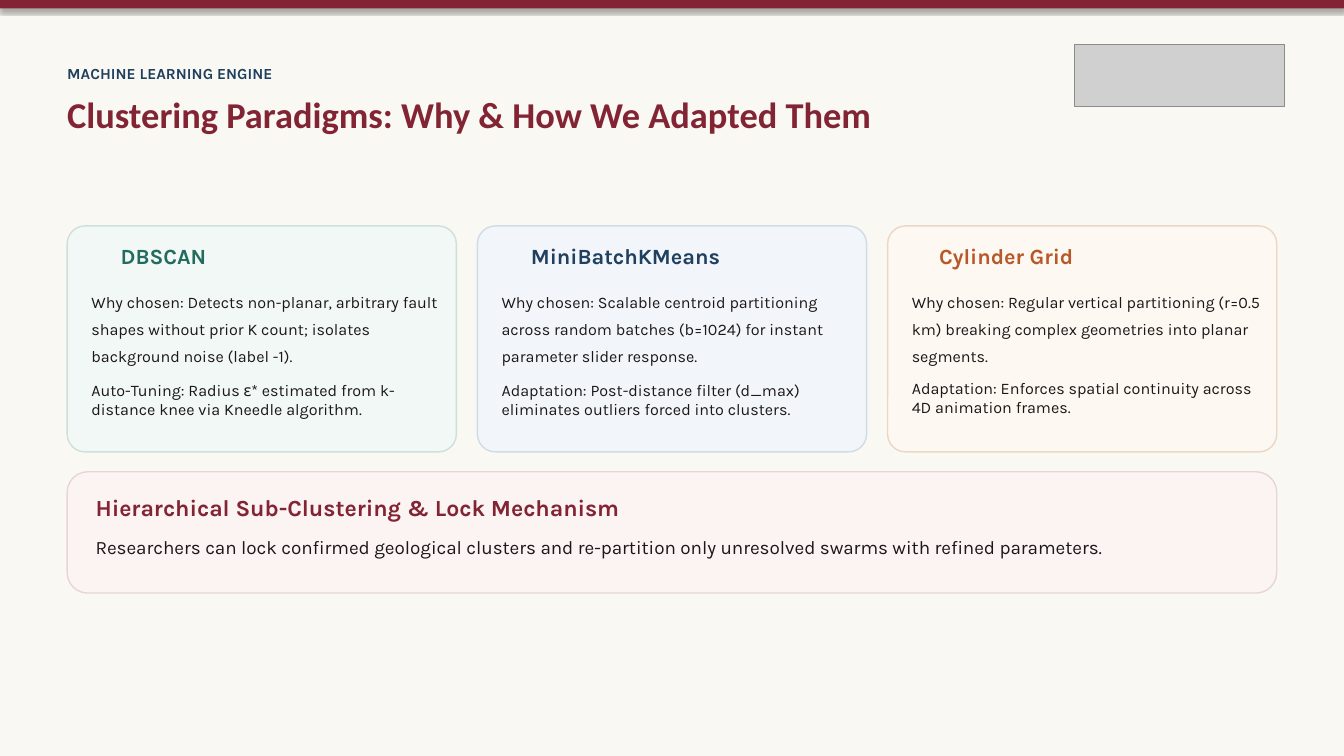
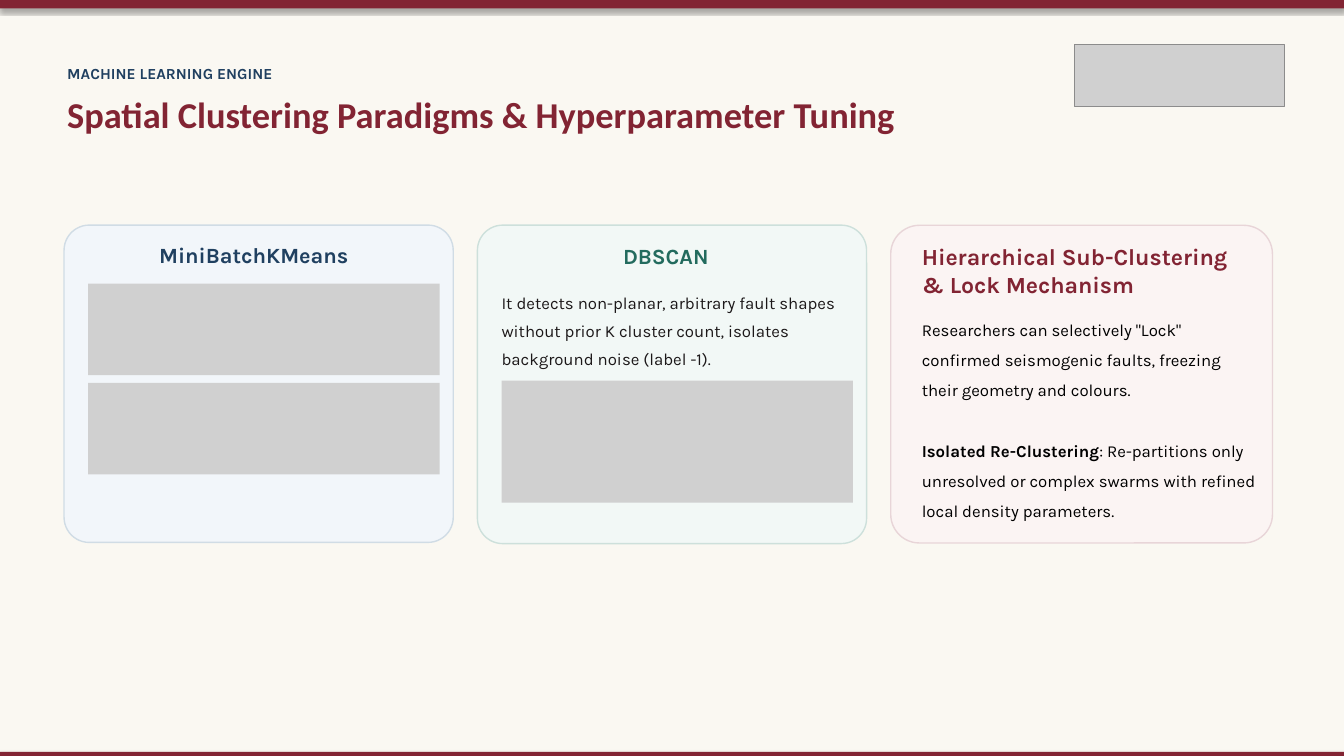
Before and after one commit to Crucio104/Seismic-Viewer-Presentation, a slide deck: slide 10 of thesis/presentation/Seismic Viewer - Thesis Defense.pptx (slide 9 before the commit). Drawn at 1344x756 pixels with LibreOffice and Linux fonts; fonts in the diff are those of the drawing; grey boxes stand for pictures; background and template pictures are left out. Boxes give left, top, right and bottom in pixels: in the first picture for what was removed or moved away, otherwise in the second. Text is boxed around its words. In the diff, an @@ line names an element or a change of style, - is before the commit and + after.

```diff
--- a/thesis/presentation/Seismic Viewer - Thesis Defense.pptx
+++ b/thesis/presentation/Seismic Viewer - Thesis Defense.pptx
@@ text at (x1=67, y1=102, x2=895, y2=134): text changed @@
-Clustering Paradigms: Why & How We Adapted Them
+Spatial Clustering Paradigms & Hyperparameter Tuning
@@ rounded rectangle resized from (x1=478, y1=226, x2=867, y2=452) to (x1=65, y1=225, x2=454, y2=542) @@
@@ rounded rectangle resized from (x1=68, y1=226, x2=457, y2=452) to (x1=478, y1=225, x2=867, y2=543) @@
@@ rounded rectangle removed at (x1=888, y1=226, x2=1277, y2=452) @@
@@ rounded rectangle resized from (x1=68, y1=472, x2=1277, y2=593) to (x1=891, y1=225, x2=1273, y2=542) @@
@@ rounded rectangle at (x1=891, y1=225, x2=1273, y2=542): proportions changed @@
@@ text "MiniBatchKMeans" moved from (x1=531, y1=248, x2=720, y2=265) to (x1=159, y1=247, x2=348, y2=264) @@
@@ text "DBSCAN" moved from (x1=121, y1=249, x2=207, y2=265) to (x1=623, y1=249, x2=709, y2=265) @@
@@ text "Hierarchical Sub-Clustering & Lock Mechanism" rewrapped from (x1=96, y1=499, x2=619, y2=522) to (x1=922, y1=248, x2=1228, y2=294) @@
@@ text removed at (x1=939, y1=248, x2=1074, y2=270) @@
-Cylinder Grid
@@ picture added at (x1=88, y1=283, x2=440, y2=375) @@
@@ text at (x1=502, y1=297, x2=834, y2=369): text changed; size 11.5 to 12 pt @@
-Why chosen: Detects non-planar, arbitrary fault shapes without prior K count; isolates background noise (label -1).
+It detects non-planar, arbitrary fault shapes without prior K cluster count, isolates background noise (label -1).
@@ text removed at (x1=502, y1=297, x2=823, y2=366) @@
-Why chosen: Scalable centroid partitioning across random batches (b=1024) for instant parameter slider response.
@@ text removed at (x1=912, y1=296, x2=1260, y2=366) @@
-Why chosen: Regular vertical partitioning (r=0.5 km) breaking complex geometries into planar segments.
@@ text at (x1=922, y1=324, x2=1255, y2=521): text changed; size 13.5 to 12 pt; text colour #1C1819 to #000000 @@
-Researchers can lock confirmed geological clusters and re-partition only unresolved swarms with refined parameters.
+Researchers can selectively "Lock" confirmed seismogenic faults, freezing their geometry and colours.
+Isolated Re-Clustering: Re-partitions only unresolved or complex swarms with refined local density parameters.
@@ picture added at (x1=88, y1=383, x2=440, y2=475) @@
@@ text removed at (x1=91, y1=385, x2=395, y2=419) @@
-Auto-Tuning: Radius ε* estimated from k-distance knee via Kneedle algorithm.
@@ text removed at (x1=502, y1=384, x2=800, y2=415) @@
-Adaptation: Post-distance filter (d_max) eliminates outliers forced into clusters.
@@ picture added at (x1=502, y1=381, x2=854, y2=503) @@
@@ text removed at (x1=912, y1=383, x2=1252, y2=413) @@
-Adaptation: Enforces spatial continuity across 4D animation frames.
@@ rectangle added at (x1=0, y1=752, x2=1344, y2=756), fill #822433 @@
```
Also in this commit, not shown: 12 other slides changed, 2 slides added, 1 slide removed, 32 other files.
